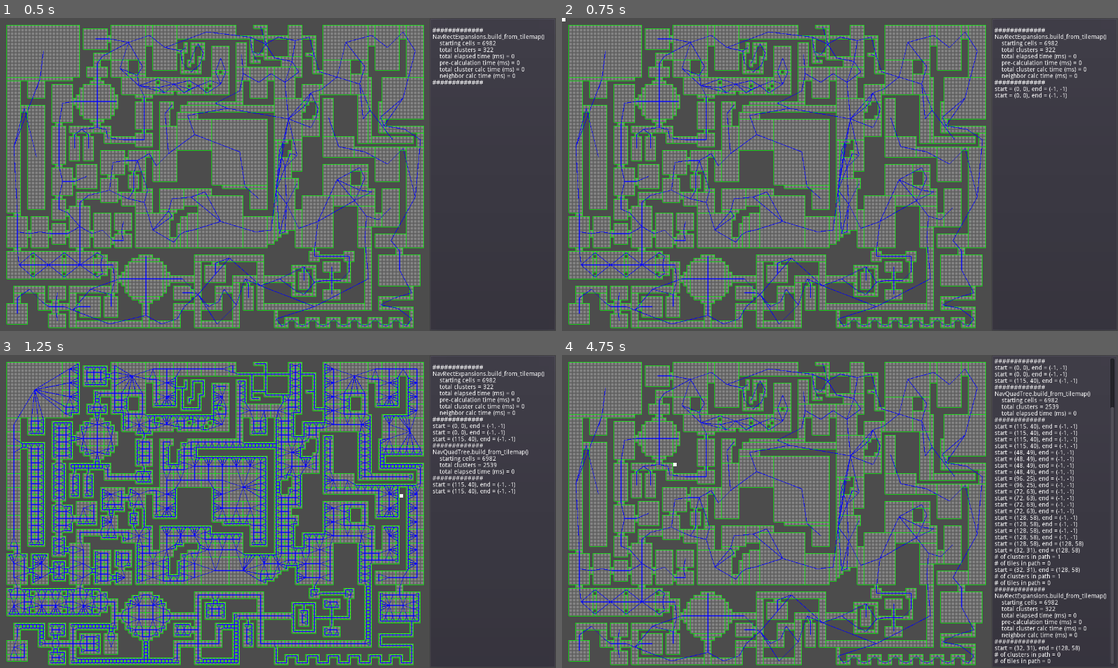
Above: before the commit, frames 1-4 (two rows, left to right).
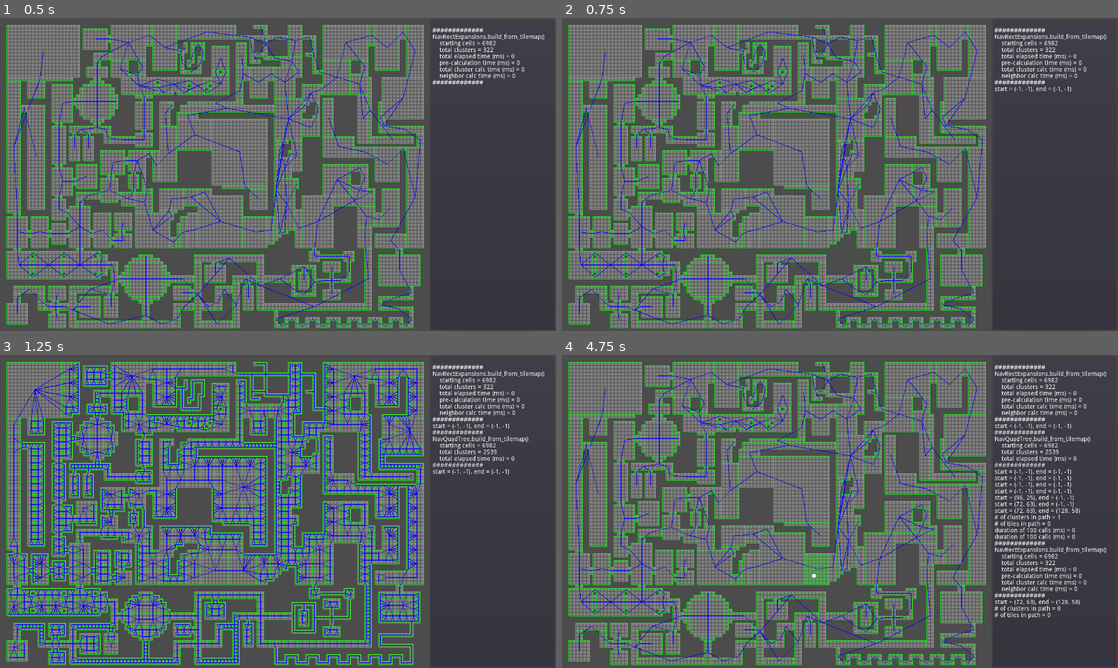
Above: after the commit, the same moments.

Repository: AtkinTC/Pathfinding
Game: Godot game, scene res://Main.tscn
Same seed, same stepped clock (60 frames per second), same inputs: the game is played once before the commit and once after it.
Inputs (mouse positions are in pixels of both pictures, inside the frame that each line leads up to):
- Up to frame 1 (0.5 s): no input
- Up to frame 2 (0.75 s): tap Enter (ui_accept) at 0.5 s; move the mouse to (962, 158) at 0.52 s; hold 1 (ui_1) from 0.53 s (still down)
- Up to frame 3 (1.25 s): keep holding 1 (ui_1); tap Enter (ui_accept) at 0.77, 1.07 s; tap 2 (ui_2) at 0.8 s
- Up to frame 4 (4.75 s): tap Enter (ui_accept) at 1.25, 1.52, 1.82, 2.75, 3.02, 3.32, 3.77, 3.8, 4.07, 4.35, 4.52 s; move the mouse to (728, 527) at 1.27 s; release 1 (ui_1) at 1.28 s; tap 2 (ui_2) at 1.35 s; tap 3 (ui_3) at 1.55 s; move the mouse to (895, 442) at 2.02 s; hold 3 (ui_3) 2.03-2.78 s; click (895, 442) at 2.3 s; move the mouse to (812, 574) at 2.77 s; click (812, 574) at 2.85 s; tap Space (ui_select, bound only before the commit) at 3.05 s; move the mouse to (1006, 558) at 3.52 s; hold Space (ui_select, bound only before the commit) 3.53-4.28 s; tap Escape (ui_cancel) at 4.15 s; move the mouse to (673, 464) at 4.27 s; tap 1 (ui_1) at 4.55 s

Frame 1 is identical in both runs. In frame 2, 0.2% of the frame differs, in the area x 0-92%, y 0-26%; in frame 3, 1.2%; in frame 4, 6.1%, in the area x 20-100%, y 1-99%.

Commit message:
code cleanup and improved logging/testing

Diff:
--- a/Project_Godot3/Main.tscn
+++ b/Project_Godot3/Main.tscn
@@ -38,9 +38,6 @@
 margin_top = 7.0
 margin_right = 284.0
 margin_bottom = 713.0
-text = "-Test
--test
--jsalsalsa"
 __meta__ = {
 "_edit_use_anchors_": false
 }
--- a/Project_Godot3/Scripts/InnerClusterNavigation.gd
+++ b/Project_Godot3/Scripts/InnerClusterNavigation.gd
@@ -35,24 +35,5 @@
 
 	return path
 
-static func reconstruct_path(came_from: Dictionary, current: Vector2):
-	var total_path := [current]
-	while(came_from.has(current)):
-		current = came_from[current]
-		total_path.push_front(current)
-	return total_path
-
 static func distance_between_cardinal(coord_a: Vector2, coord_b: Vector2):
 	return abs(coord_a.x-coord_b.x) + abs(coord_a.y-coord_b.y)
-
-static func coord_to_id(coordv: Vector2):
-	# Cantor Pairing function
-	return (coordv.x + coordv.y) * (coordv.x + coordv.y + 1)/2 + coordv.y
-
-static func id_to_coord(id: int):
-	# Inverted Cantor Pairing function
-	var w = floor((sqrt(8*id+1) - 1)/2)
-	var t = (pow(w,2) + w)/2
-	var y = id - t
-	var x = w - y
-	return Vector2(x,y)
--- a/Project_Godot3/Scripts/Main.gd
+++ b/Project_Godot3/Scripts/Main.gd
@@ -4,24 +4,22 @@
 
 var tile_dim: Vector2
 
-enum GRAPH_TYPE{RECTANGLES, QUADTREE, NONE}
+enum GRAPH_TYPE{RECTANGLES, QUADTREE, CHUNK, TILEMAP}
 
 var cluster_graphs := {}
 var cluster_path := []
-var inner_cluster_paths := {}
+var tiles_path := []
 var current_graph = GRAPH_TYPE.RECTANGLES
 
-var astar_cluster_v2s := {}
-
-var astar_tilemap_v2: AStarTileMap
+var astar_cluster := {}
+
+var astar_tilemap: AStarTileMap
 
 var start_coord: Vector2 = Vector2(-1,-1)
 var end_coord: Vector2 = Vector2(-1,-1)
 
 var start_cluster: NavCluster
 var end_cluster: NavCluster
-
-var computed_cells := []
 
 onready var ui: UI = get_node("UI")
 
@@ -31,18 +29,39 @@
 
 	switch_mode(GRAPH_TYPE.RECTANGLES)
 
-	astar_tilemap_v2 = AStarTileMap.new()
-	astar_tilemap_v2.add_points_from_tile_map(tile_map)
-
-var cooldown: float = 5
-var cd: float = 0
-
-func _process(_delta: float) -> void:
-	if(cd <= 0):
+	astar_tilemap = AStarTileMap.new()
+	astar_tilemap.add_points_from_tile_map(tile_map)
+
+func _unhandled_input(event: InputEvent) -> void:
+	if(event.is_action_pressed("ui_select")):
+		var mouse_pos := get_global_mouse_position()
+		var coord := tile_map.world_to_map(mouse_pos)
+		set_start_coord(coord)
+		trigger_path_calculation()
+
+	if(event.is_action_pressed("ui_cancel")):
+		var mouse_pos := get_global_mouse_position()
+		var coord := tile_map.world_to_map(mouse_pos)
+		set_end_coord(coord)
+		trigger_path_calculation()
+
+	if(event.is_action_pressed("ui_accept")):
 		batch_path_calculation_test(100)
-		cd = cooldown
-	else:
-		cd -= _delta
+
+	if(event.is_action_pressed("ui_1")):
+		if(current_graph != GRAPH_TYPE.RECTANGLES):
+			switch_mode(GRAPH_TYPE.RECTANGLES)
+		trigger_path_calculation()
+
+	if(event.is_action_pressed("ui_2")):
+		if(current_graph != GRAPH_TYPE.QUADTREE):
+			switch_mode(GRAPH_TYPE.QUADTREE)
+		trigger_path_calculation()
+
+	if(event.is_action_pressed("ui_3")):
+		if(current_graph != GRAPH_TYPE.TILEMAP):
+			switch_mode(GRAPH_TYPE.TILEMAP)
+		trigger_path_calculation()
 
 func batch_path_calculation_test(runs: int):
 	var start_time = OS.get_ticks_msec()
@@ -63,34 +82,6 @@
 	calculate_path(print_array)
 	ui.print_lines(print_array)
 
-func _unhandled_input(event: InputEvent) -> void:
-	if(event.is_action_pressed("ui_accept")):
-		var mouse_pos := get_global_mouse_position()
-		var coord := tile_map.world_to_map(mouse_pos)
-		set_start_coord(coord)
-		trigger_path_calculation()
-
-	if(event.is_action_pressed("ui_cancel")):
-		var mouse_pos := get_global_mouse_position()
-		var coord := tile_map.world_to_map(mouse_pos)
-		set_end_coord(coord)
-		trigger_path_calculation()
-
-	if(event.is_action_pressed("ui_1")):
-		if(current_graph != GRAPH_TYPE.RECTANGLES):
-			switch_mode(GRAPH_TYPE.RECTANGLES)
-		trigger_path_calculation()
-
-	if(event.is_action_pressed("ui_2")):
-		if(current_graph != GRAPH_TYPE.QUADTREE):
-			switch_mode(GRAPH_TYPE.QUADTREE)
-		trigger_path_calculation()
-
-	if(event.is_action_pressed("ui_3")):
-		if(current_graph != GRAPH_TYPE.NONE):
-			switch_mode(GRAPH_TYPE.NONE)
-		trigger_path_calculation()
-
 func switch_mode(graph_type: int):
 	if(graph_type in GRAPH_TYPE.values()):
 		current_graph = graph_type
@@ -100,14 +91,14 @@
 		elif(graph_type == GRAPH_TYPE.QUADTREE):
 			cluster_graphs[GRAPH_TYPE.QUADTREE] = NavQuadTree.new()
 
-		elif(graph_type == GRAPH_TYPE.NONE):
-			cluster_graphs[GRAPH_TYPE.NONE] = FakeNavClusterGraph.new()
+		elif(graph_type == GRAPH_TYPE.TILEMAP):
+			cluster_graphs[GRAPH_TYPE.TILEMAP] = FakeNavClusterGraph.new()
 
 		var print_array := []
 		cluster_graphs[graph_type].build_from_tilemap(tile_map, print_array)
 		ui.print_lines(print_array)
-		astar_cluster_v2s[graph_type] = AStarClusters.new()
-		astar_cluster_v2s[graph_type].add_clusters(cluster_graphs[graph_type].get_clusters_dict().values())
+		astar_cluster[graph_type] = AStarClusters.new()
+		astar_cluster[graph_type].add_clusters(cluster_graphs[graph_type].get_clusters_dict().values())
 
 func set_start_coord(coordv: Vector2):
 	start_coord = coordv
@@ -119,38 +110,26 @@
 	start_cluster = null
 	end_cluster = null
 	cluster_path = []
-	inner_cluster_paths = {}
-	computed_cells = []
+	tiles_path = []
 	update()
 	if(start_coord != Vector2(-1,-1) && end_coord != Vector2(-1,-1) && start_coord != end_coord):
 		start_cluster = cluster_graphs[current_graph].get_cluster_containing_coord(start_coord)
 		end_cluster = cluster_graphs[current_graph].get_cluster_containing_coord(end_coord)
 
 		if(start_cluster != null && end_cluster != null):
-			cluster_path = astar_cluster_v2s[current_graph].run(start_cluster, end_cluster)
-
-		var tiles_length: int = 0
-
-		if(cluster_path.size() == 1):
-			var cluster = cluster_path[0]
+			cluster_path = astar_cluster[current_graph].run(start_cluster, end_cluster)
+
+		for i in range(cluster_path.size()):
+			var cluster = cluster_path[i]
 			var path := []
-			if(current_graph == GRAPH_TYPE.NONE):
-				path = astar_tilemap_v2.run(start_coord, end_coord)
+			if(current_graph == GRAPH_TYPE.TILEMAP):
+				path = astar_tilemap.run(start_coord, end_coord)
 			else:
-				# Simple navigation across rectangular clusters
-				path = InnerClusterNavigation.run(start_coord, end_coord, Rect2(cluster.topleft, cluster.dim))
-			inner_cluster_paths[cluster_path[0].id] = path
-			tiles_length = path.size()
-
-		elif(cluster_path.size() > 1):
-			for i in range(cluster_path.size()):
-				var cluster = cluster_path[i]
-
 				var point_a: Vector2
 				if(i == 0):
 					point_a = start_coord
 				else:
-					point_a = inner_cluster_paths[cluster_path[i-1].id][-1]
+					point_a = tiles_path[-1]
 
 				var point_b: Vector2
 				if(i >= cluster_path.size()-2):
@@ -159,18 +138,12 @@
 					var cluster_n: NavCluster = cluster_path[i+1]
 					point_b = cluster_path[i+1].topleft + Vector2(floor(cluster_n.dim.x/2),floor(cluster_n.dim.y/2))
 
-				var path := []
-				if(current_graph == GRAPH_TYPE.NONE):
-					path = astar_tilemap_v2.run(start_coord, end_coord)
-				else:
-					# Simple navigation across rectangular clusters
-					path = InnerClusterNavigation.run(point_a, point_b, Rect2(cluster.topleft, cluster.dim))
-				inner_cluster_paths[cluster_path[i].id] = path
-				tiles_length += path.size()
+				path = InnerClusterNavigation.run(point_a, point_b, Rect2(cluster.topleft, cluster.dim))
+			tiles_path.append_array(path)
 
 		if(print_array is Array):
 			print_array.append(str("# of clusters in path = ", cluster_path.size()))
-			print_array.append(str("# of tiles in path = ", tiles_length))
+			print_array.append(str("# of tiles in path = ", tiles_path.size()))
 		return true
 	else:
 		return false
@@ -185,19 +158,9 @@
 	var highlight3 := Color.red
 	highlight3.a = 0.25
 
-	var inner_paths_joined = []
-	for cluster in cluster_path:
-		var inner_path: Array = inner_cluster_paths[cluster.id]
-		inner_paths_joined.append_array(inner_path)
-
 	# highlight the individual map tiles that are touched by the route
-	for cell in inner_paths_joined:
+	for cell in tiles_path:
 			draw_rect(Rect2(cell * tile_dim, tile_dim), highlight2, true)
-
-	# highlight the computed cells (when available)
-#	for cell in computed_cells:
-#		if(!inner_paths_joined.has(cell)):
-#			draw_rect(Rect2(cell * tile_dim, tile_dim), highlight3, true)
 
 	for key in cluster_graphs[current_graph].get_clusters_dict().keys():
 		# draw all clusters
@@ -211,7 +174,7 @@
 			var neighbor_center = (neighbor.topleft + Vector2.ONE*neighbor.dim/2) * tile_dim
 			draw_line(cluster_center, neighbor_center ,Color.blue ,1.2)
 
-	if(current_graph != GRAPH_TYPE.NONE):
+	if(current_graph != GRAPH_TYPE.TILEMAP):
 		if(cluster_path != null && cluster_path.size() >= 2):
 			# highlight path clusters
 			for i in range(cluster_path.size()):
@@ -248,39 +211,12 @@
 				var center_a = (cluster_path[i].topleft + cluster_path[i].dim/2) * tile_dim
 				var center_b = (cluster_path[i+1].topleft + cluster_path[i+1].dim/2) * tile_dim
 				var rect = Rect2(cluster_path[i].topleft*tile_dim, cluster_path[i].dim*tile_dim)
-				var intersect = inner_line_to_rect_intersection(center_a, center_b, rect)
+				var intersect = Utils.inner_line_to_rect_intersection(center_a, center_b, rect)
 				draw_line(last_point, intersect, Color.darkmagenta, 3)
 				last_point = intersect
 
 	# draw path map-tile to map-tile
-	for i in range(inner_paths_joined.size()-1):
-		var center_a: Vector2 = inner_paths_joined[i]*tile_dim + tile_dim/2
-		var center_b: Vector2 = inner_paths_joined[i+1]*tile_dim + tile_dim/2
+	for i in range(tiles_path.size()-1):
+		var center_a: Vector2 = tiles_path[i]*tile_dim + tile_dim/2
+		var center_b: Vector2 = tiles_path[i+1]*tile_dim + tile_dim/2
 		draw_line(center_a, center_b, Color.darkgreen, 3)
-
-# intersection between a line and a rect, where p0 of the line is inside the rect
-func inner_line_to_rect_intersection(p0: Vector2, p1: Vector2, rect: Rect2):
-	var v := p1 - p0
-
-	var e := Vector2.ZERO
-	if(v.x > 0):
-		e.x = rect.position.x + rect.size.x
-	else:
-		e.x = rect.position.x
-
-	if(v.y > 0):
-		e.y = rect.position.y + rect.size.y
-	else:
-		e.y = rect.position.y
-
-	if(v.x == 0):
-		return Vector2(p0.x, e.y)
-	if(v.y == 0):
-		return Vector2(e.x, p0.y)
-
-	var t = (e - p0)/v
-
-	if(t.x <= t.y):
-		return Vector2(e.x, p0.y + t.x*v.y)
-	else:
-		return Vector2(p0.x + t.y*v.x, e.y)
--- a/Project_Godot3/Scripts/NavClusterGraph.gd
+++ b/Project_Godot3/Scripts/NavClusterGraph.gd
@@ -11,5 +11,5 @@
 func get_clusters_dict():
 	return null
 
-func build_from_tilemap(_tilemap: TileMap):
+func build_from_tilemap(_tilemap: TileMap, print_array = null):
 	return null
--- a/Project_Godot3/Scripts/NavRectExpansion.gd
+++ b/Project_Godot3/Scripts/NavRectExpansion.gd
@@ -207,7 +207,6 @@
 					break
 			if(expand_w):
 				w += 1
-
 	return Rect2(cellv.x-w, cellv.y-n, e+w+1, s+n+1)
 
 func find_neighbors(cluster: NavCluster):
--- a/Project_Godot3/Scripts/Utils.gd
+++ b/Project_Godot3/Scripts/Utils.gd
@@ -2,9 +2,6 @@
 
 # create a 2d array of the navigable tiles for improved performance
 static func tilemap_to_array2d(tilemap: TileMap) -> Array:
-	print("utils.tilemap_to_array2d()")
-	var start_time = OS.get_ticks_msec()
-
 	var used_rect := tilemap.get_used_rect()
 	var col_0 := []
 	col_0.resize((used_rect.position.y + used_rect.size.y) as int)
@@ -18,7 +15,43 @@
 	for cell in tilemap.get_used_cells():
 		grid_2d[cell.x][cell.y] = 1
 
-	var end_time = OS.get_ticks_msec()
+	return grid_2d
 
-	print(str("	tilemap_to_array2d duration (ms) = ", end_time - start_time))
-	return grid_2d
+# intersection between a line and a rect, where p0 of the line is inside the rect
+static func inner_line_to_rect_intersection(p0: Vector2, p1: Vector2, rect: Rect2):
+	var v := p1 - p0
+
+	var e := Vector2.ZERO
+	if(v.x > 0):
+		e.x = rect.position.x + rect.size.x
+	else:
+		e.x = rect.position.x
+
+	if(v.y > 0):
+		e.y = rect.position.y + rect.size.y
+	else:
+		e.y = rect.position.y
+
+	if(v.x == 0):
+		return Vector2(p0.x, e.y)
+	if(v.y == 0):
+		return Vector2(e.x, p0.y)
+
+	var t = (e - p0)/v
+
+	if(t.x <= t.y):
+		return Vector2(e.x, p0.y + t.x*v.y)
+	else:
+		return Vector2(p0.x + t.y*v.x, e.y)
+
+static func coord_to_id(coordv: Vector2):
+	# Cantor Pairing function
+	return (coordv.x + coordv.y) * (coordv.x + coordv.y + 1)/2 + coordv.y
+
+static func id_to_coord(id: int):
+	# Inverted Cantor Pairing function
+	var w = floor((sqrt(8*id+1) - 1)/2)
+	var t = (pow(w,2) + w)/2
+	var y = id - t
+	var x = w - y
+	return Vector2(x,y)
--- a/Project_Godot3/project.godot
+++ b/Project_Godot3/project.godot
@@ -101,6 +101,11 @@
 , Object(InputEventKey,"resource_local_to_scene":false,"resource_name":"","device":0,"alt":false,"shift":false,"control":false,"meta":false,"command":false,"pressed":false,"scancode":16777222,"physical_scancode":0,"unicode":0,"echo":false,"script":null)
 , Object(InputEventKey,"resource_local_to_scene":false,"resource_name":"","device":0,"alt":false,"shift":false,"control":false,"meta":false,"command":false,"pressed":false,"scancode":32,"physical_scancode":0,"unicode":0,"echo":false,"script":null)
 , Object(InputEventJoypadButton,"resource_local_to_scene":false,"resource_name":"","device":0,"button_index":0,"pressure":0.0,"pressed":false,"script":null)
+ ]
+}
+ui_select={
+"deadzone": 0.5,
+"events": [ Object(InputEventJoypadButton,"resource_local_to_scene":false,"resource_name":"","device":0,"button_index":3,"pressure":0.0,"pressed":false,"script":null)
 , Object(InputEventMouseButton,"resource_local_to_scene":false,"resource_name":"","device":0,"alt":false,"shift":false, …(202 unchanged characters)…
  ]
 }
@@ -126,6 +131,11 @@
 "events": [ Object(InputEventKey,"resource_local_to_scene":false,"resource_name":"","device":0,"alt":false,"shift":false,"control":false,"meta":false,"command":false,"pressed":false,"scancode":51,"physical_scancode":0,"unicode":0,"echo":false,"script":null)
  ]
 }
+ui_4={
+"deadzone": 0.5,
+"events": [ Object(InputEventKey,"resource_local_to_scene":false,"resource_name":"","device":0,"alt":false,"shift":false,"control":false,"meta":false,"command":false,"pressed":false,"scancode":52,"physical_scancode":0,"unicode":0,"echo":false,"script":null)
+ ]
+}
 
 [network]
 
